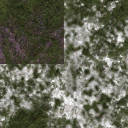
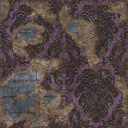
Revision of a layered (128, 128) image; what changed, layer by layer:
hid group "y (grass)" (2 layers) over [0, 0, 128, 128]
added group "z (stone)" with 2 layers above "y (rips)" over [0, 0, 128, 128]
added layer "Layer 3 copy" in group "z (stone)" over [0, 0, 128, 128]
added layer "Layer 3" in group "z (stone)" over [0, 4, 128, 123]
showed group "y (rips)" (4 layers) over [0, 0, 128, 128]
painted on "Background" over [0, 0, 128, 128]
